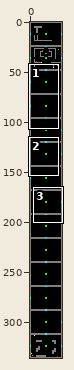
Sprite sheet -- src/assets/levels.png. Above: a wide view before the commit, with the close-up outlined.
Close-up. The starting point:
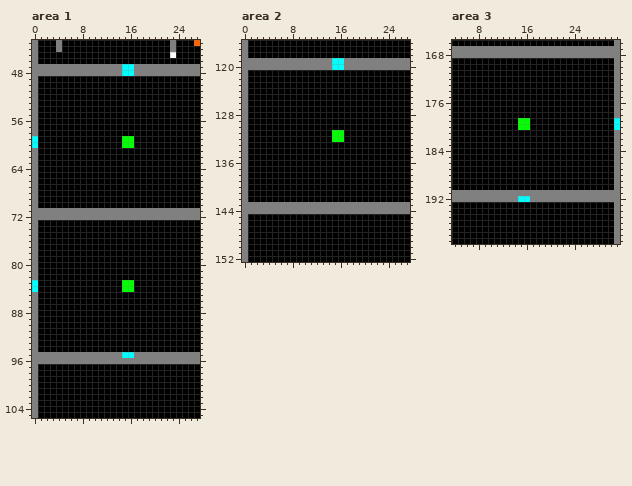
The file is 32x336 pixels. Shown: area 1: x 0..27, y 43..105; area 2: x 0..27, y 116..152; area 3: x 4..31, y 166..199. The commit also changed other parts of the picture, which this record leaves out.
And afterwards:
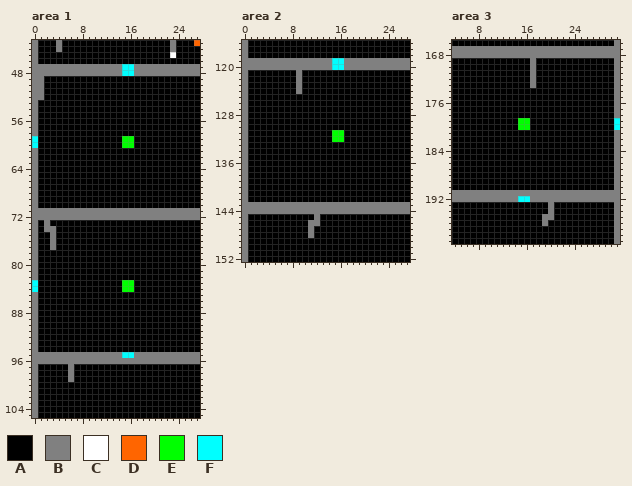
Palette (. is transparent): A #000000  B #808080  C #ffffff  D #ff6500  E #00ff00  F #00ffff
What changed:
Area 1:
y 49..52: x 1 A -> B
y 73: x 2 A -> B
y 74: x 2..3 AA -> BB
y 75..77: x 3 A -> B
y 97..99: x 6 A -> B
Area 2:
y 121..124: x 9 A -> B
y 145: x 12 A -> B
y 146: x 11..12 AA -> BB
y 147..148: x 11 A -> B
Area 3:
y 169..173: x 17 A -> B
y 193..194: x 20 A -> B
y 195: x 19..20 AA -> BB
y 196: x 19 A -> B
Changed places in both close-ups, as pixel boxes (x1, y1, x2, y2):
changed: (38, 76, 44, 100)
changed: (44, 220, 56, 250)
changed: (68, 364, 74, 382)
changed: (296, 70, 302, 94)
changed: (308, 214, 320, 238)
changed: (530, 58, 536, 88)
changed: (542, 202, 554, 226)
